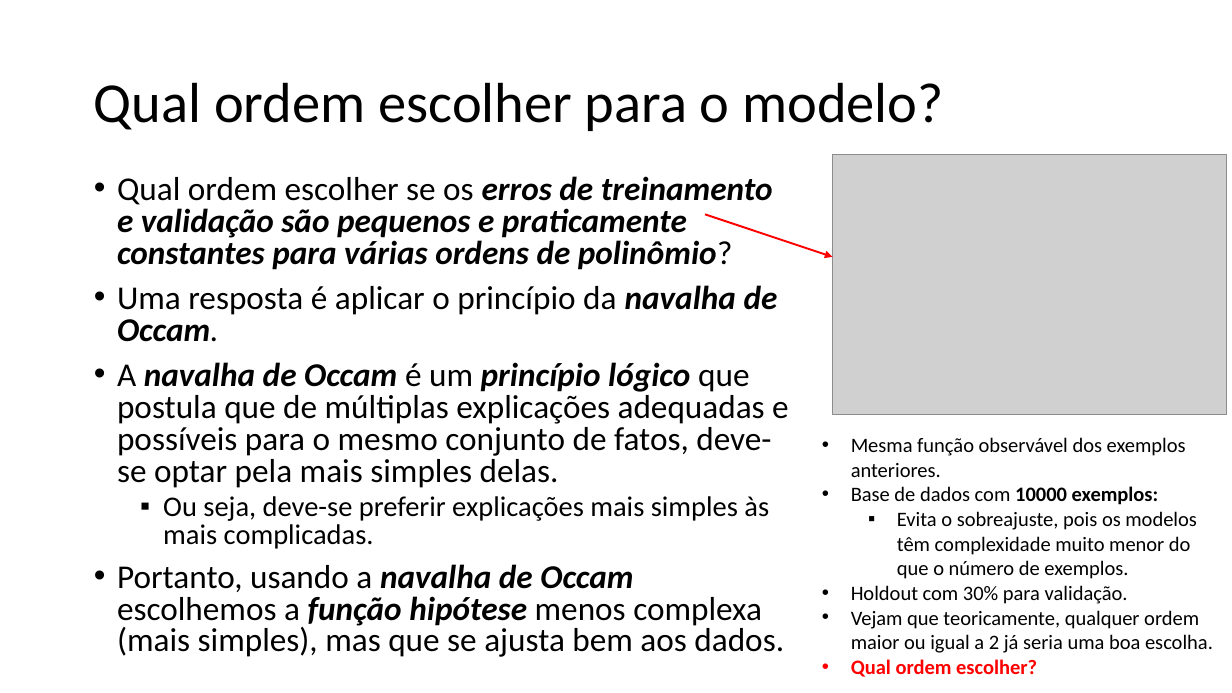
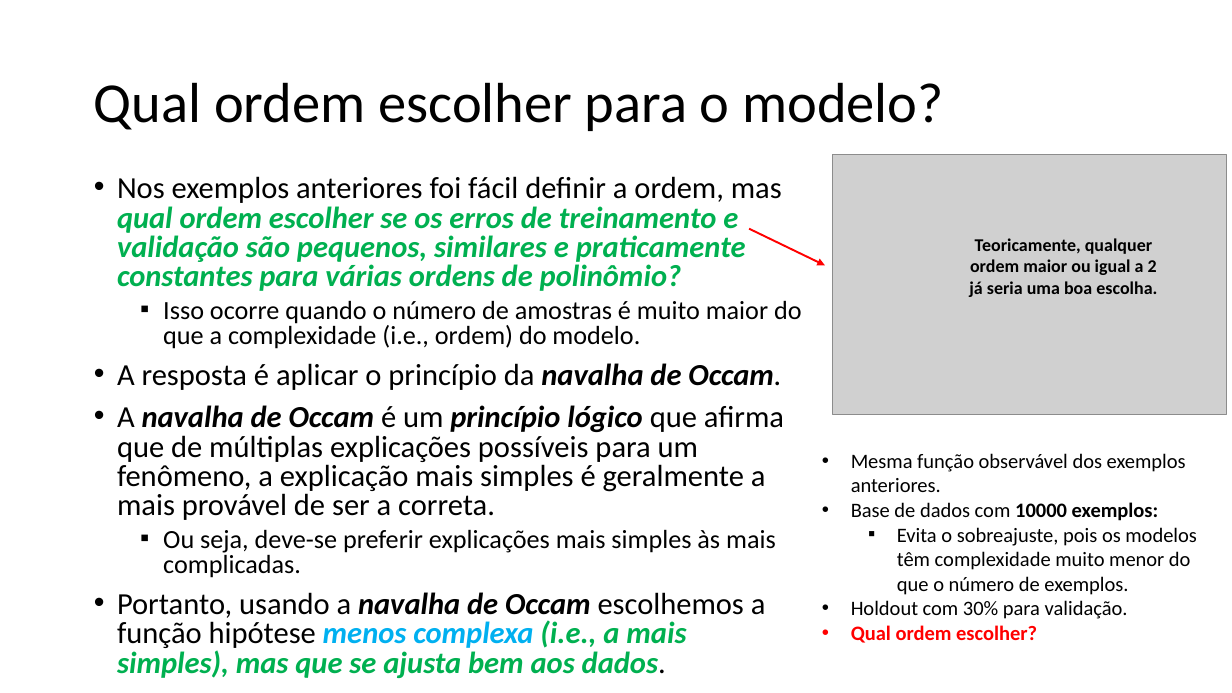
Before and after one commit to zz4fap/t319_aprendizado_de_maquina, a slide deck: slide 12 of slides/T319_Regressão_Linear (Parte V).pptx. Drawn at 1232x693 pixels with LibreOffice and Linux fonts; fonts in the diff are those of the drawing; grey boxes stand for pictures. Boxes give left, top, right and bottom in pixels: in the first picture for what was removed or moved away, otherwise in the second. Text is boxed around its words. In the diff, an @@ line names an element or a change of style, - is before the commit and + after.

```diff
--- a/slides/T319_Regressão_Linear (Parte V).pptx
+++ b/slides/T319_Regressão_Linear (Parte V).pptx
@@ text at <box>117,176,802,520</box>: text changed; size 25.9 to 23.8 pt @@
-• Qual ordem escolher se os erros de treinamento e validação são pequenos e praticamente constantes para várias ordens de polinômio?
-• Uma resposta é aplicar o princípio da navalha de Occam.
-• A navalha de Occam é um princípio lógico que postula que de múltiplas explicações adequadas e possíveis para o mesmo conjunto de fatos, deve-se optar pela mais simples delas.
+• Nos exemplos anteriores foi fácil definir a ordem, mas qual ordem escolher se os erros de treinamento e validação são pequenos, similares e praticamente constantes para várias ordens de polinômio?
+  ▪ Isso ocorre quando o número de amostras é muito maior do que a complexidade (i.e., ordem) do modelo.
+• A resposta é aplicar o princípio da navalha de Occam.
+• A navalha de Occam é um princípio lógico que afirma que de múltiplas explicações possíveis para um fenômeno, a explicação mais simples é geralmente a mais provável de ser a correta.
@@ arrow moved from (705, 214) - (833, 257) to (750, 228) - (825, 265) @@
@@ text added at <box>969,238,1157,297</box>, 14 pt, text #000000, bold @@
+Teoricamente, qualquer ordem maior ou igual a 2 já seria uma boa escolha.
@@ text "Mesma função observável dos exemplos ...": place and size @@
-text "Mesma função observável dos exemplos ..." at <box>851,437,1213,677</box>
+text "Mesma função observável dos exemplos ..." at <box>851,453,1197,643</box>
@@ text at <box>163,529,776,578</box>: size 22.2 to 20.4 pt in "Ou seja, deve-se preferir explicações mais simples ..." @@
@@ text at <box>117,592,766,678</box>: text changed; size 25.9 to 23.8 pt; bold on; italic on @@
-• Portanto, usando a navalha de Occam escolhemos a função hipótese menos complexa (mais simples), mas que se ajusta bem aos dados.
+• Portanto, usando a navalha de Occam escolhemos a função hipótese menos complexa (i.e., a mais simples), mas que se ajusta bem aos dados.
@@ text at <box>851,610,1213,653</box>: paragraph removed @@
-• Vejam que teoricamente, qualquer ordem maior ou igual a 2 já seria uma boa escolha.
```
Also in this commit, not shown: 8 other slides changed, 3 other files.
